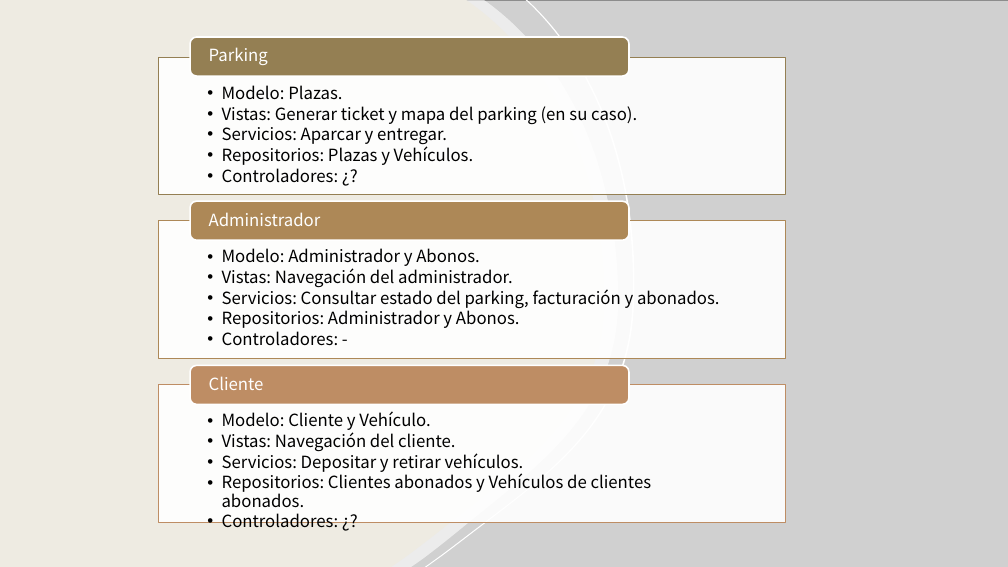
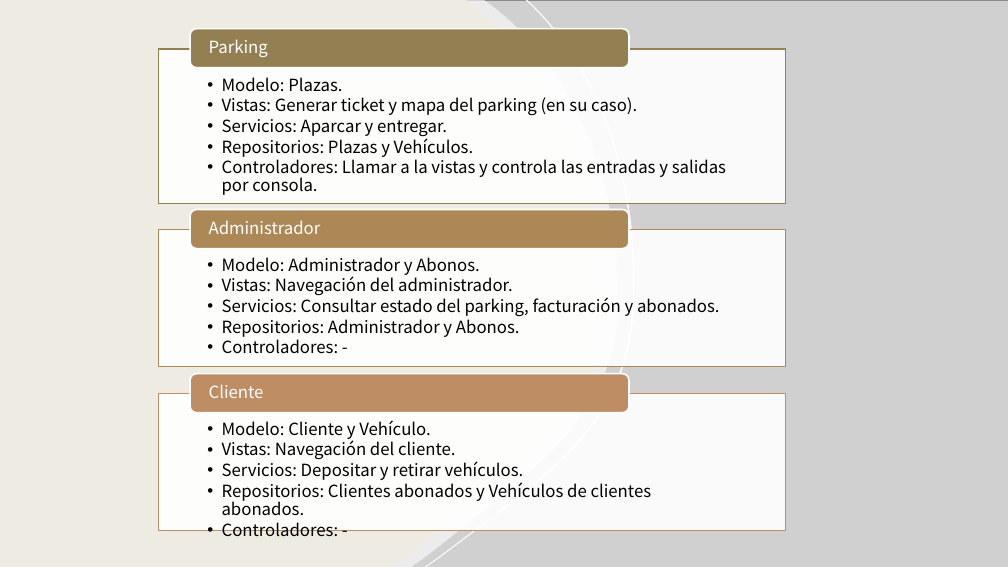
Before and after one commit to danielcdc/Parking-JS, a slide deck: slide 1 of Estructura de ficheros.pptx. Drawn at 1008x567 pixels with LibreOffice and Linux fonts; fonts in the diff are those of the drawing; grey boxes stand for pictures. Boxes give left, top, right and bottom in pixels: in the first picture for what was removed or moved away, otherwise in the second. Text is boxed around its words. In the diff, an @@ line names an element or a change of style, - is before the commit and + after.

Commit message:
Acuatlizado ppt

```diff
--- a/Estructura de ficheros.pptx
+++ b/Estructura de ficheros.pptx
@@ rounded rectangle: place and size @@
-rounded rectangle at box(190, 37, 629, 76)
+rounded rectangle at box(190, 29, 629, 68)
@@ text "Modelo: Plazas.": place and size @@
-text "Modelo: Plazas." at box(222, 85, 637, 183)
+text "Modelo: Plazas." at box(222, 77, 726, 195)
@@ rectangle: place and size @@
-rectangle at box(159, 57, 786, 195)
+rectangle at box(159, 49, 786, 203)
@@ text "Parking": place and size @@
-text "Parking" at box(209, 47, 268, 65)
+text "Parking" at box(209, 39, 268, 57)
@@ text at box(222, 156, 726, 195): text changed @@
-  •• Controladores: ¿?
+  •• Controladores: Llamar a la vistas y controla las entradas y salidas por consola.
@@ 4 texts, 2 rectangles, 2 rounded rectangles: place and size @@
-4 texts, 2 rectangles, 2 rounded rectangles at box(159, 201, 786, 528)
+4 texts, 2 rectangles, 2 rounded rectangles at box(159, 209, 786, 537)
@@ text at box(222, 522, 339, 537): text changed @@
-  •• Controladores: ¿?
+  •• Controladores: -
```
